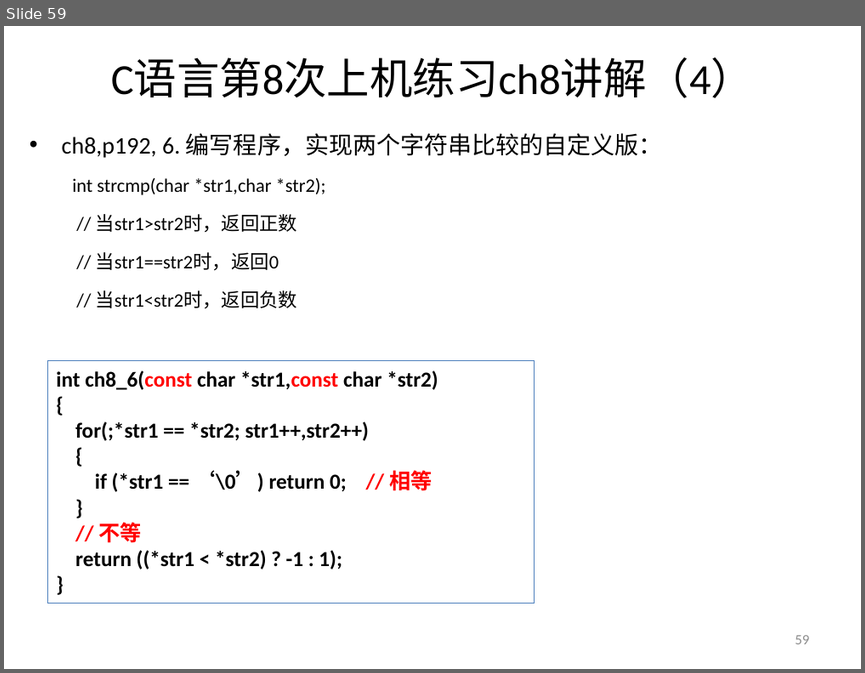
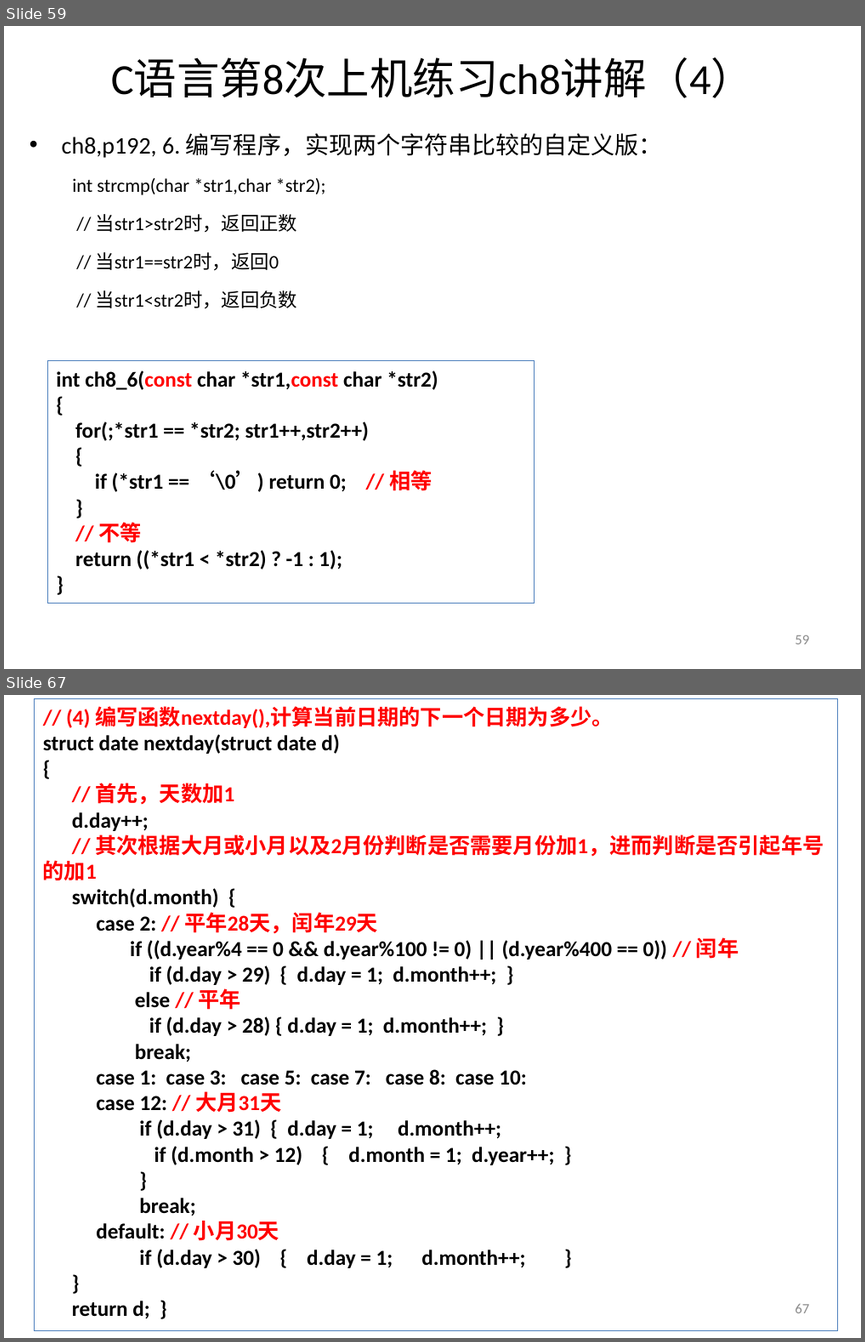
Before and after one commit to jtrfid/C-Repositories, a slide deck: 2016/上机安排.pptx. Shown one above the other, each under a label of ours: slide 59 before the commit, slides 59 and 67 after it; the slides between them are not shown. The pictures are 865x673 and 865x1342 pixels, drawn with LibreOffice and Linux fonts; fonts in the diff are those of the drawing. Boxes give left, top, right and bottom in pixels: in the first picture for what was removed or moved away, otherwise in the second. Text is boxed around its words. In the diff, an @@ line names an element or a change of style, - is before the commit and + after.

```diff
--- a/2016/上机安排.pptx
+++ b/2016/上机安排.pptx
@@ slide 67 added at box(4, 695, 861, 1338), background #FFFFFF @@
@@ rectangle added at box(35, 699, 838, 1331), outline #4F81BD 0.75 pt, 18 pt, text #000000, bold @@
+// (4) 编写函数nextday(),计算当前日期的下一个日期为多少。
+struct date nextday(struct date d)
+{
+// 首先，天数加1
+d.day++;
+// 其次根据大月或小月以及2月份判断是否需要月份加1，进而判断是否引起年号的加1
+switch(d.month) {
+case 2: // 平年28天，闰年29天
+if ((d.year%4 == 0 && d.year%100 != 0) || (d.year%400 == 0)) // 闰年
+if (d.day > 29) { d.day = 1; d.month++; }
+else // 平年
+if (d.day > 28) { d.day = 1; d.month++; }
+break;
+case 1: case 3: case 5: case 7: case 8: case 10:
+case 12: // 大月31天
+if (d.day > 31) { d.day = 1; d.month++;
+if (d.month > 12) { d.month = 1; d.year++; }
+}
+break;
+default: // 小月30天
+if (d.day > 30) { d.day = 1; d.month++; }
+}
+return d; }
@@ page number added at box(794, 1304, 809, 1313), 12 pt, text #8C8C8C @@
+67
```
Also in this commit, not shown: 1 slide changed, 8 other slides added, 4 other files.
